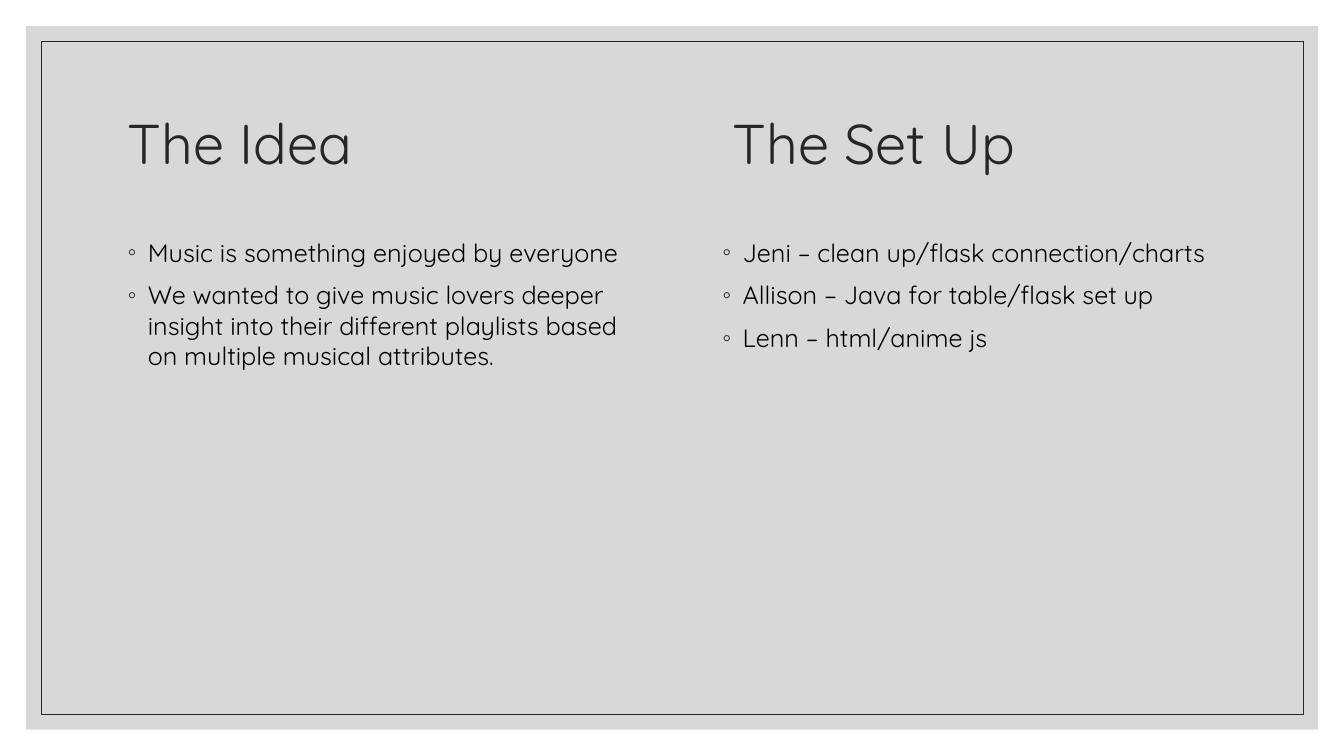
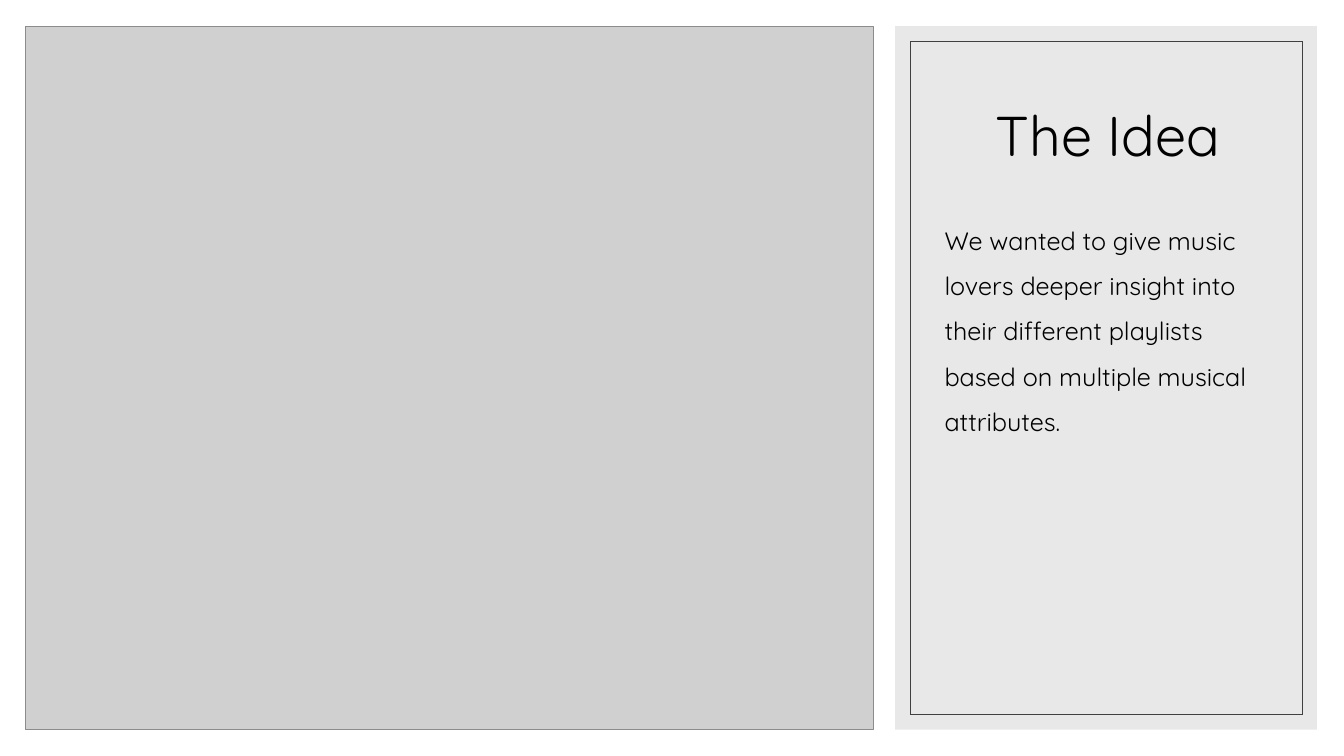
Before and after one commit to JeniLam/Spotify-Dashboard, a slide deck: slide 4 of gOGOGAGA.pptx. Drawn at 1344x756 pixels with LibreOffice and Linux fonts; fonts in the diff are those of the drawing; grey boxes stand for pictures. Boxes give left, top, right and bottom in pixels: in the first picture for what was removed or moved away, otherwise in the second. Text is boxed around its words. In the diff, an @@ line names an element or a change of style, - is before the commit and + after.

```diff
--- a/gOGOGAGA.pptx
+++ b/gOGOGAGA.pptx
@@ picture added at [25, 26, 874, 730] @@
@@ rectangle removed at [26, 26, 1319, 730] @@
@@ rectangle added at [895, 26, 1317, 730], fill #D9D9D9 at 60% opacity @@
@@ rectangle removed at [41, 41, 1304, 715] @@
@@ rectangle added at [910, 41, 1303, 715], outline #404040 0.5 pt @@
@@ title "The Idea" at [995, 114, 1220, 157]: vertical alignment middle to bottom @@
@@ title at [995, 114, 1220, 157]: text changed; text colour #262626 to #000000 @@
-The Idea The Set Up
+The Idea
@@ text "We wanted to give music ...": place and size @@
-text "We wanted to give music ..." at [148, 243, 618, 370]
+text "We wanted to give music ..." at [945, 231, 1246, 432]
@@ text "We wanted to give music ..." at [945, 231, 1246, 432]: bullet ◦ to none; line spacing 1 to 1.5; less space between paragraphs @@
@@ text at [148, 243, 618, 267]: paragraph removed @@
-◦ Music is something enjoyed by everyone
@@ text removed at [743, 242, 1205, 352] @@
-◦ Jeni – clean up/flask connection/charts
-◦ Allison – Java for table/flask set up
-◦ Lenn – html/anime js
```
Also in this commit, not shown: 4 other slides changed, 1 slide added, 3 other files.
